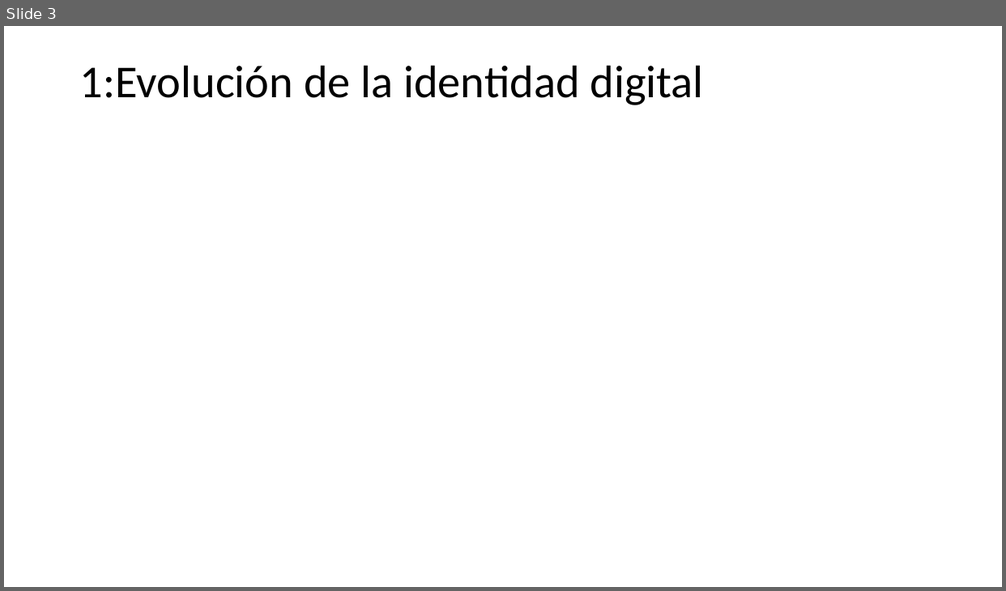
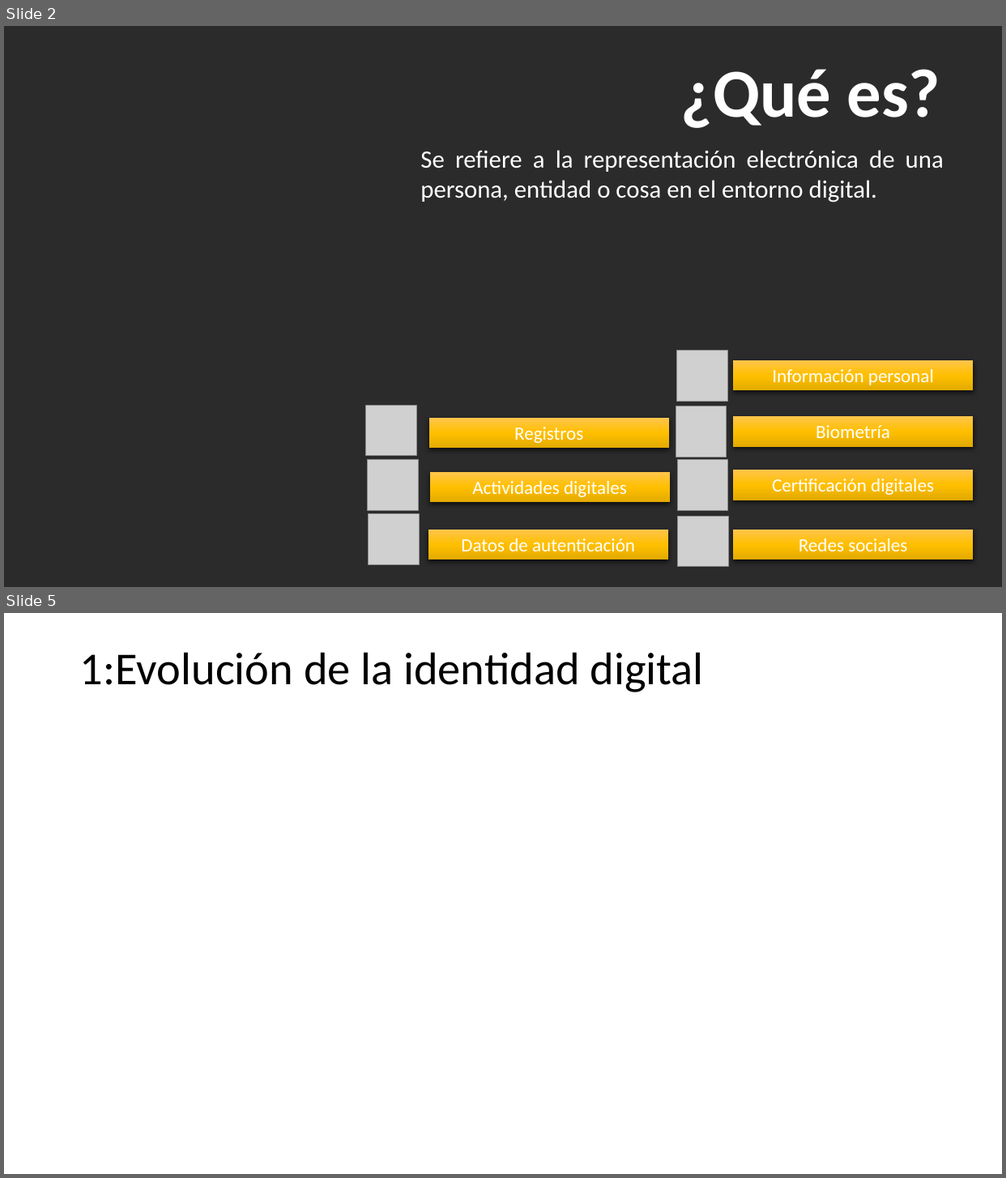
Before and after one commit to jaiderospina/Gesti-n-de-Ciberseguridad_2024_2, a slide deck: Grupo 3/Presentación identidad digital.pptx. Shown one above the other, each under a label of ours: slide 3 before the commit, slides 2 and 5 after it; the slides between them are not shown. The pictures are 1006x591 and 1006x1178 pixels, drawn with LibreOffice and Linux fonts; fonts in the diff are those of the drawing; grey boxes stand for pictures; background and template pictures are left out; a plain dark background stands for a picture behind light text. Boxes give left, top, right and bottom in pixels: in the first picture for what was removed or moved away, otherwise in the second. Text is boxed around its words. In the diff, an @@ line names an element or a change of style, - is before the commit and + after.

```diff
--- a/Grupo 3/Presentación identidad digital.pptx
+++ b/Grupo 3/Presentación identidad digital.pptx
@@ slide 2 added at bbox=[4, 26, 1002, 587], background picture (left out) @@
@@ text added at bbox=[681, 69, 940, 128], 66 pt, text #FFFFFF, bold @@
+¿Qué es?
@@ text added at bbox=[420, 150, 944, 203], 24 pt, text #FFFFFF @@
+Se refiere a la representación electrónica de una persona, entidad o cosa en el entorno digital.
@@ picture added at bbox=[677, 351, 728, 402] @@
@@ rectangle added at bbox=[733, 361, 974, 390], fill gradient #FFC64B to #FFC000 to #E3AB00, 18 pt, text #FFFFFF @@
+Información personal
@@ picture added at bbox=[365, 406, 416, 456] @@
@@ picture added at bbox=[675, 407, 727, 457] @@
@@ rectangle added at bbox=[429, 418, 670, 448], fill gradient #FFC64B to #FFC000 to #E3AB00, 18 pt, text #FFFFFF @@
+Registros
@@ rectangle added at bbox=[733, 416, 974, 446], fill gradient #FFC64B to #FFC000 to #E3AB00, 18 pt, text #FFFFFF @@
+Biometría
@@ picture added at bbox=[367, 460, 418, 511] @@
@@ picture added at bbox=[677, 460, 728, 511] @@
@@ rectangle added at bbox=[430, 473, 671, 503], fill gradient #FFC64B to #FFC000 to #E3AB00, 18 pt, text #FFFFFF @@
+Actividades digitales
@@ rectangle added at bbox=[733, 470, 974, 500], fill gradient #FFC64B to #FFC000 to #E3AB00, 18 pt, text #FFFFFF @@
+Certificación digitales
@@ picture added at bbox=[368, 514, 420, 565] @@
@@ rectangle added at bbox=[428, 530, 669, 560], fill gradient #FFC64B to #FFC000 to #E3AB00, 18 pt, text #FFFFFF @@
+Datos de autenticación
@@ picture added at bbox=[678, 516, 729, 567] @@
@@ rectangle added at bbox=[733, 530, 974, 560], fill gradient #FFC64B to #FFC000 to #E3AB00, 18 pt, text #FFFFFF @@
+Redes sociales
@@ what was slide 3 is now slide 5 @@
```
Also in this commit, not shown: 2 other slides added, 1 slide removed.
